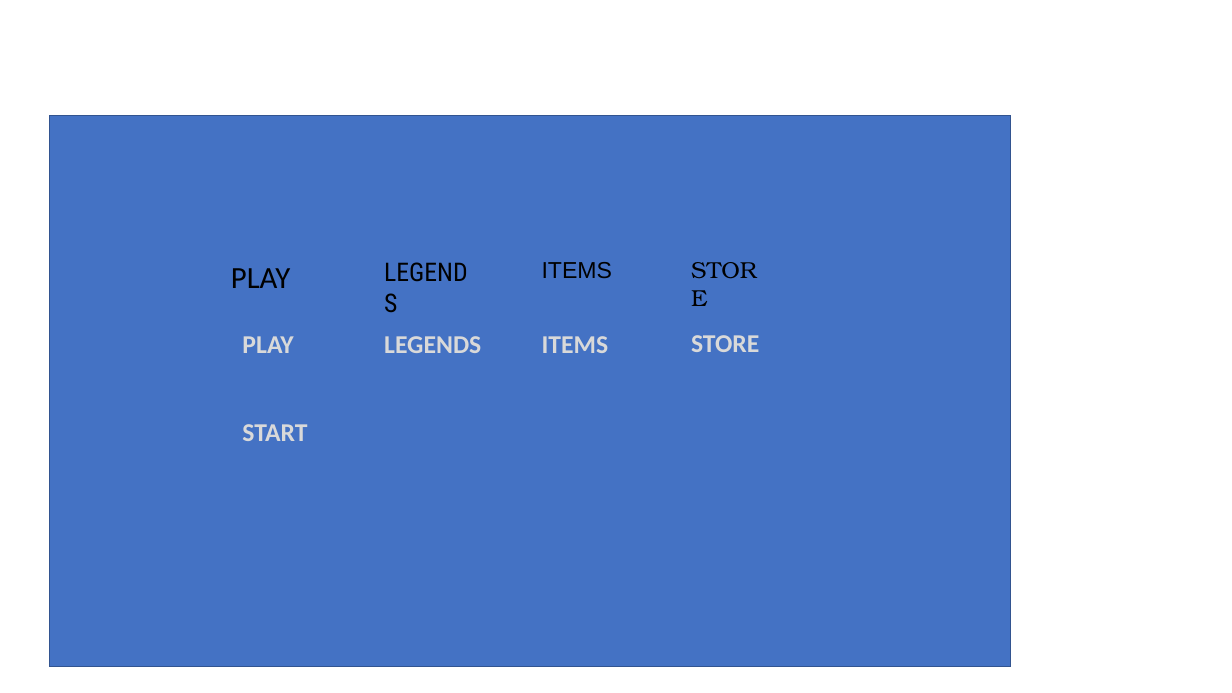
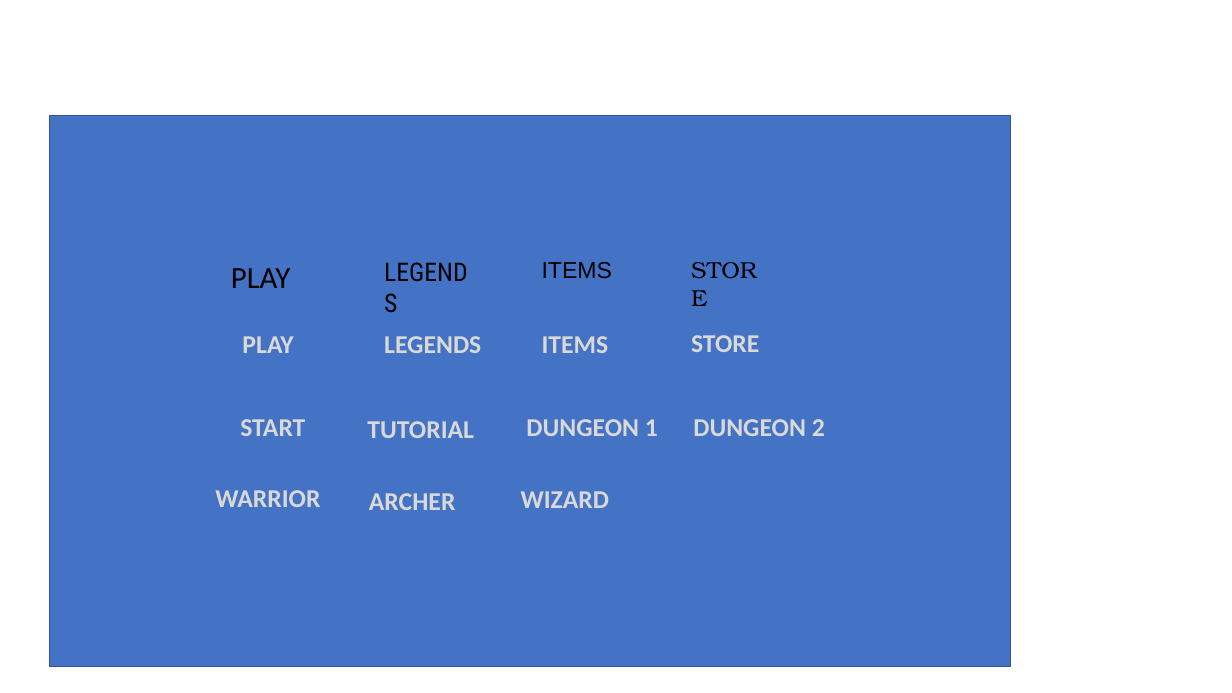
Before and after one commit to Seoha57/SW, a slide deck: slide 10 of Projects/SW_Design/UI/UI_design.pptx (slide 9 before the commit). Drawn at 1232x693 pixels with LibreOffice and Linux fonts; fonts in the diff are those of the drawing. Boxes give left, top, right and bottom in pixels: in the first picture for what was removed or moved away, otherwise in the second. Text is boxed around its words. In the diff, an @@ line names an element or a change of style, - is before the commit and + after.

Commit message:
Start and Lengeds Scene edit

```diff
--- a/Projects/SW_Design/UI/UI_design.pptx
+++ b/Projects/SW_Design/UI/UI_design.pptx
@@ text "START": place and size @@
-text "START" at [242, 424, 307, 441]
+text "START" at [240, 419, 305, 436]
@@ text added at [526, 419, 658, 436], 20 pt, text #D9D9D9, bold @@
+DUNGEON 1
@@ text added at [693, 419, 825, 436], 20 pt, text #D9D9D9, bold @@
+DUNGEON 2
@@ text added at [367, 421, 474, 438], 20 pt, text #D9D9D9, bold @@
+TUTORIAL
@@ text added at [215, 490, 320, 507], 20 pt, text #D9D9D9, bold @@
+WARRIOR
@@ text added at [369, 493, 456, 510], 20 pt, text #D9D9D9, bold @@
+ARCHER
@@ text added at [521, 491, 609, 508], 20 pt, text #D9D9D9, bold @@
+WIZARD
```
Also in this commit, not shown: 2 slides added, 1 slide removed, 49 other files.
